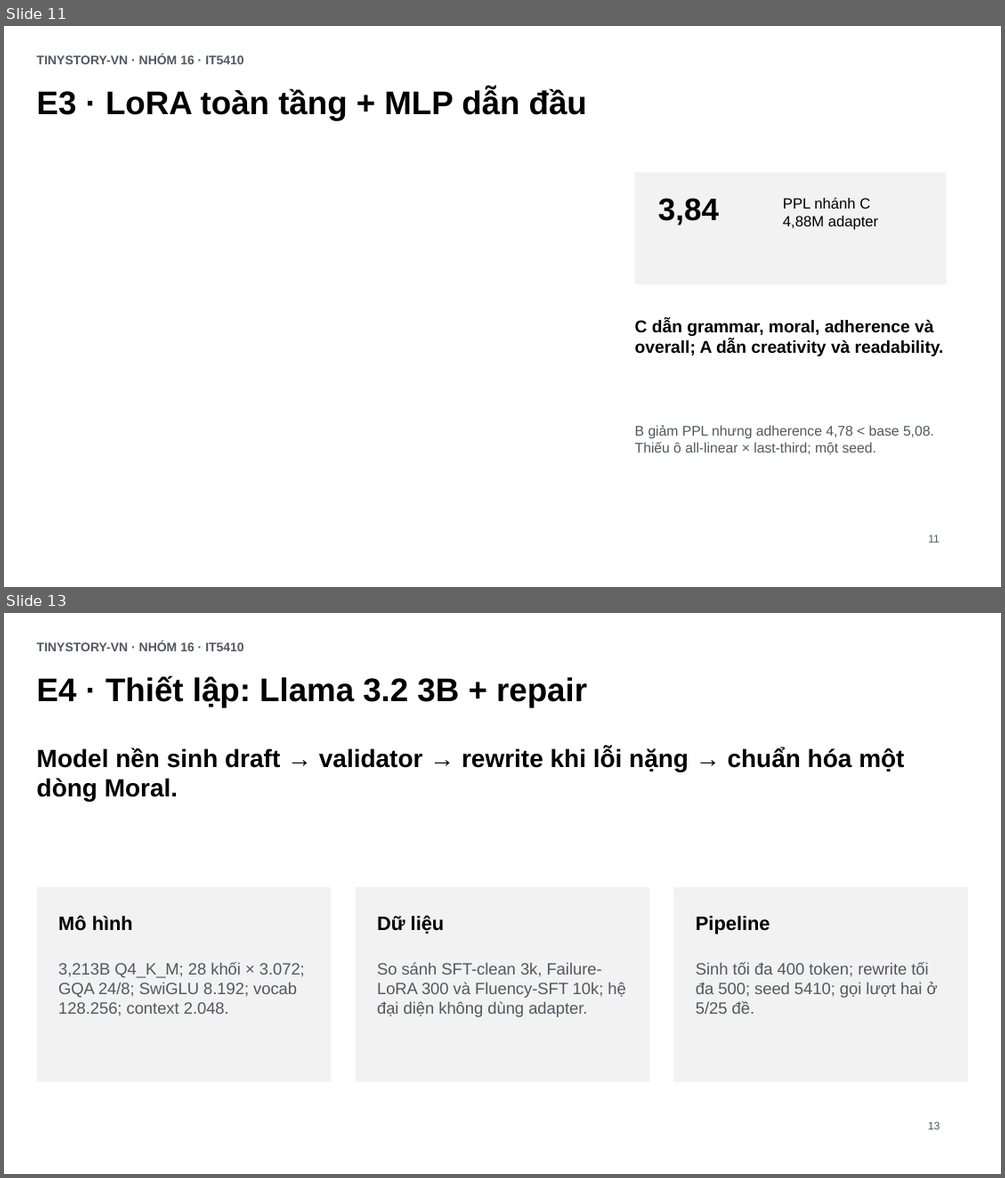
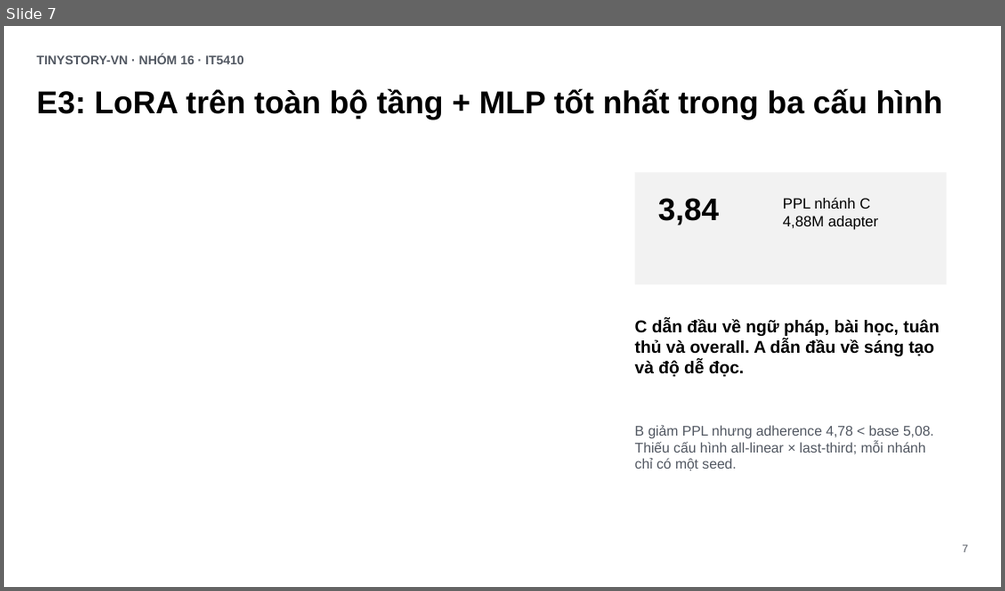
Before and after one commit to tungd/tinystory-vn, a slide deck: output/presentation/tinystory-vn-summary.pptx. Shown one above the other, each under a label of ours: slides 11 and 13 before the commit, slide 7 after it; the slides between them are not shown. The pictures are 1005x1178 and 1005x591 pixels, drawn with LibreOffice and Linux fonts; fonts in the diff are those of the drawing. Boxes give left, top, right and bottom in pixels: in the first picture for what was removed or moved away, otherwise in the second. Text is boxed around its words. In the diff, an @@ line names an element or a change of style, - is before the commit and + after.

```diff
--- a/output/presentation/tinystory-vn-summary.pptx
+++ b/output/presentation/tinystory-vn-summary.pptx
@@ slide 13 removed at box(4, 613, 1001, 1174), background #FFFFFF @@
@@ text removed at box(37, 641, 243, 651) @@
-TINYSTORY-VN · NHÓM 16 · IT5410
@@ text removed at box(37, 675, 587, 707) @@
-E4 · Thiết lập: Llama 3.2 3B + repair
@@ text removed at box(37, 747, 904, 801) @@
-Model nền sinh draft → validator → rewrite khi lỗi nặng → chuẩn hóa một dòng Moral.
@@ rectangle removed at box(37, 887, 332, 1082) @@
@@ rectangle removed at box(356, 887, 650, 1082) @@
@@ rectangle removed at box(674, 887, 969, 1082) @@
@@ text removed at box(58, 915, 133, 931) @@
-Mô hình
@@ text removed at box(377, 915, 445, 933) @@
-Dữ liệu
@@ text removed at box(696, 916, 770, 933) @@
-Pipeline
@@ text removed at box(58, 962, 305, 1016) @@
-3,213B Q4_K_M; 28 khối × 3.072; GQA 24/8; SwiGLU 8.192; vocab 128.256; context 2.048.
@@ text removed at box(377, 962, 625, 1017) @@
-So sánh SFT-clean 3k, Failure-LoRA 300 và Fluency-SFT 10k; hệ đại diện không dùng adapter.
@@ text removed at box(696, 962, 938, 1013) @@
-Sinh tối đa 400 token; rewrite tối đa 500; seed 5410; gọi lượt hai ở 5/25 đề.
@@ text removed at box(928, 1121, 940, 1129) @@
-13
@@ what was slide 11 is now slide 7 @@
@@ slide 7 changed as well @@
@@ text at box(37, 88, 943, 119): text changed; size 31.5 to 30.4 pt @@
-E3 · LoRA toàn tầng + MLP dẫn đầu
+E3: LoRA trên toàn bộ tầng + MLP tốt nhất trong ba cấu hình
@@ text at box(635, 319, 939, 377): text changed @@
-C dẫn grammar, moral, adherence và overall; A dẫn creativity và readability.
+C dẫn đầu về ngữ pháp, bài học, tuân thủ và overall. A dẫn đầu về sáng tạo và độ dễ đọc.
@@ text at box(635, 441, 926, 471): text changed @@
-Thiếu ô all-linear × last-third; một seed.
+Thiếu cấu hình all-linear × last-third; mỗi nhánh chỉ có một seed.
@@ text at box(962, 544, 968, 552): text changed @@
-11
+7
```
Also in this commit, not shown: 5 other slides changed, 9 slides added, 11 other slides removed, 5 other files.
